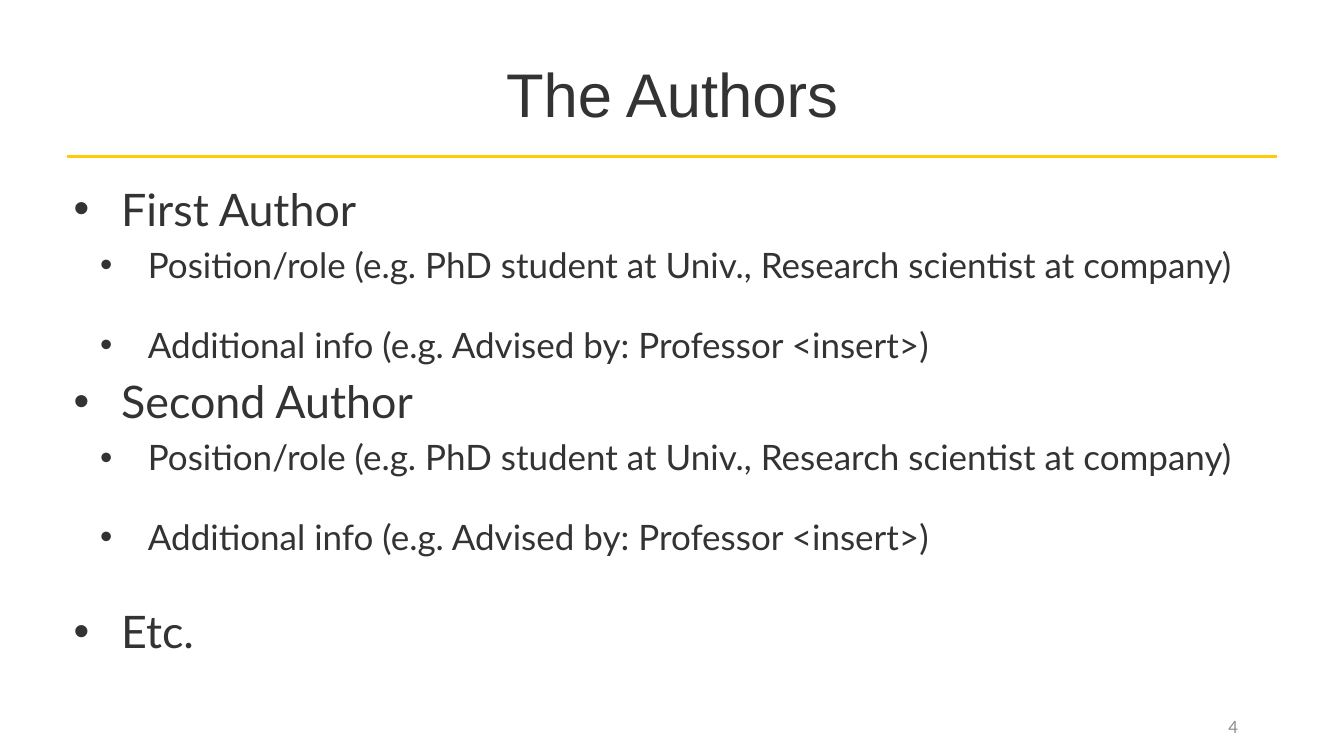
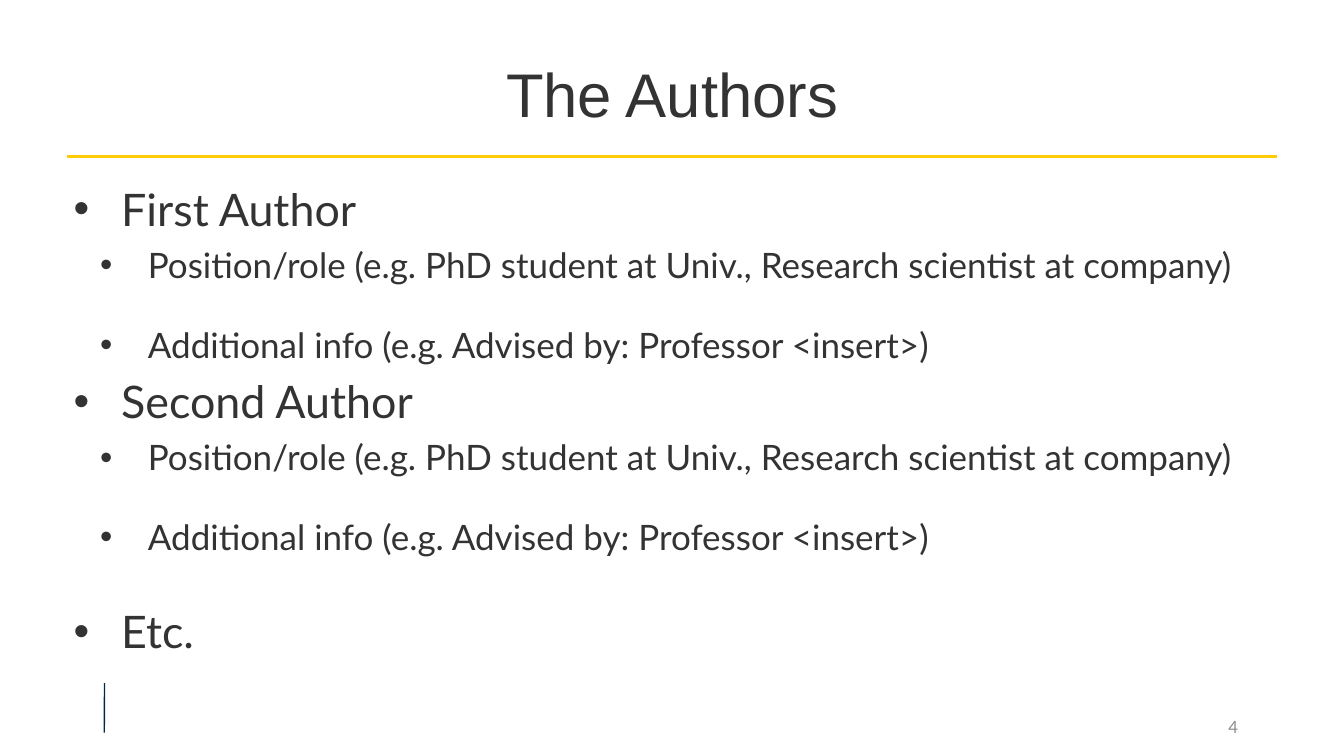
Before and after one commit to opipari/DeepRobWeb, a slide deck: slide 4 of assets/slides/templates/DeepRob_Paper_Presentation.pptx. Drawn at 1344x756 pixels with LibreOffice and Linux fonts; fonts in the diff are those of the drawing; background and template pictures are left out. Boxes give left, top, right and bottom in pixels: in the first picture for what was removed or moved away, otherwise in the second. Text is boxed around its words. In the diff, an @@ line names an element or a change of style, - is before the commit and + after.

```diff
--- a/assets/slides/templates/DeepRob_Paper_Presentation.pptx
+++ b/assets/slides/templates/DeepRob_Paper_Presentation.pptx
@@ line added from (104, 733) to (104, 683), #00274C 2 pt @@
```
Also in this commit, not shown: 10 other slides changed, 2 other files.
